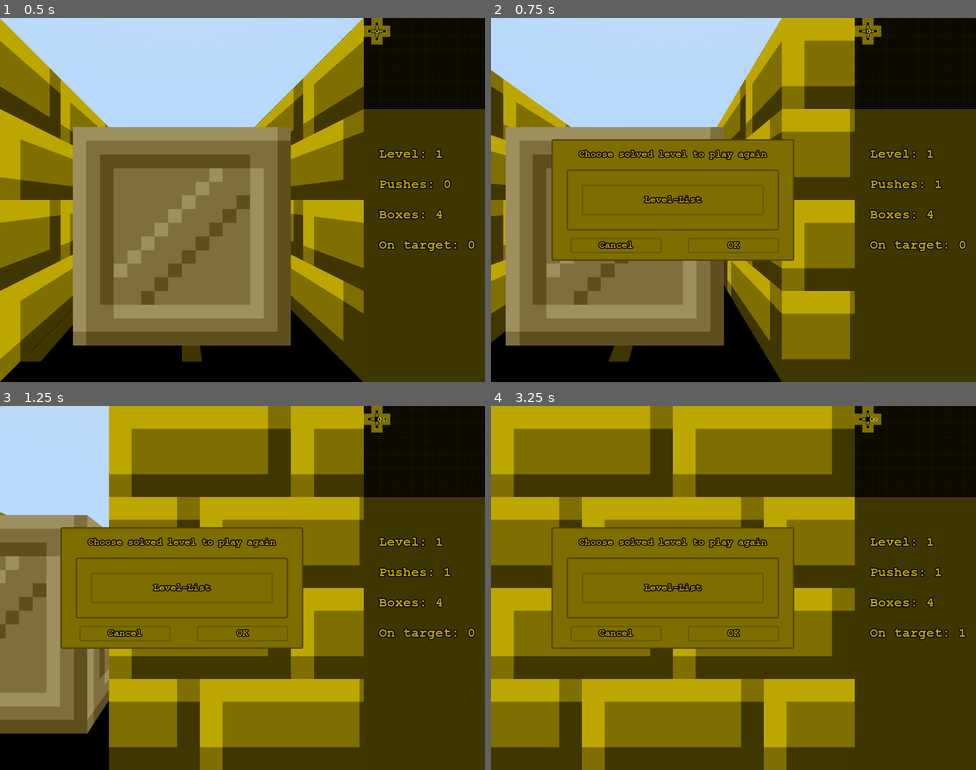
Above: before the commit, frames 1-4 (two rows, left to right).
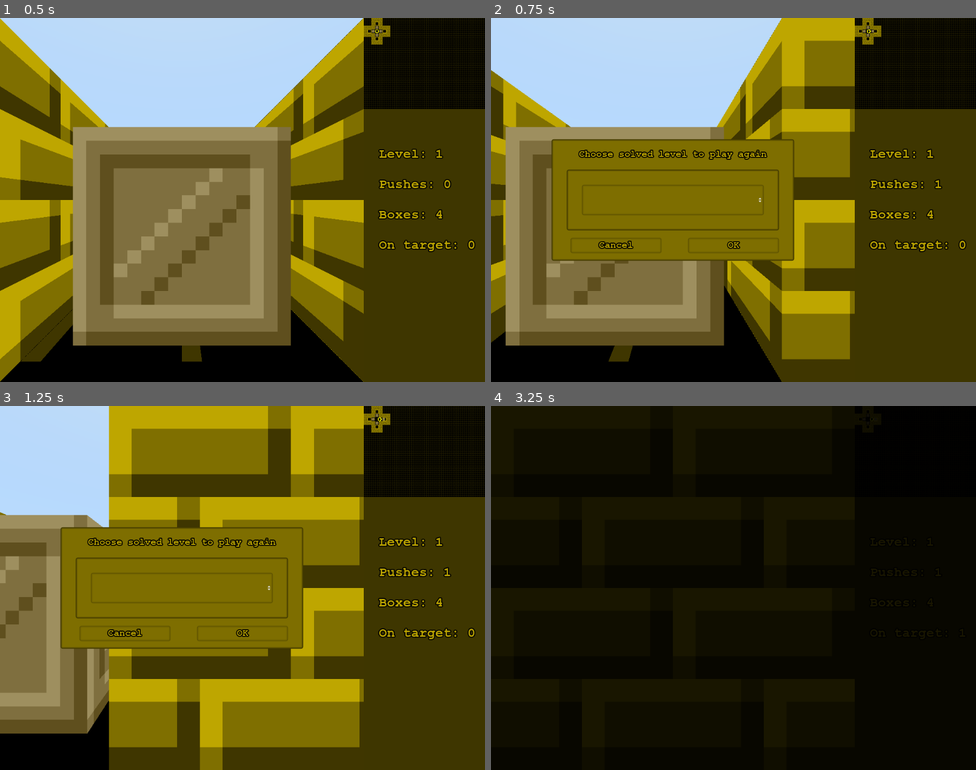
Above: after the commit, the same moments.

Repository: Drachenbauer/3D-Sokoban
Game: Godot game, scene res://scenes/GameWindow.tscn
The game is run twice, just before and just after one commit, with the same random seed, the same clock (stepped at 60 frames per second) and the same inputs.
Inputs (mouse positions are in pixels of both pictures, inside the frame that each line leads up to):
- Up to frame 1 (0.5 s): no input
- Up to frame 2 (0.75 s): hold D from 0.53 s (still down); tap L (level) at 0.6 s
- Up to frame 3 (1.25 s): keep holding D
- Up to frame 4 (3.25 s): release D at 1.25 s; click (675, 588) at 1.25 s, where only the run before the commit has a clickable "Level-List"; click (675, 588) at 2.02 s; click "OK" at 2.75 s

Frame 1 is identical in both runs. In frame 2, 0.2% of the frame differs, in the area x 31-56%, y 48-51%; in frame 3, 0.2%; in frame 4, 94%, in the area x 0-100%, y 0-100%.
Error after the commit: Invalid call to function 'set_item_disabled' in base 'OptionButton'. Expected 2 arguments.

Commit message:
some fiixes

Diff:
--- a/scenes/LevelPanel.tscn
+++ b/scenes/LevelPanel.tscn
@@ -7,23 +7,28 @@
 script/source = "extends Control
 
 # Declare member variables here. Examples:
-onready var level_button = $Panel/Panel2/MenuButton
+onready var level_button = $Panel/Panel2/DropDownButton
 
 var selected_level = G.level
 
 
 # Called when the node enters the scene tree for the first time.
 func _ready():
-	var popup = level_button.get_popup()
+	level_button.add_separator()
 	var j = 0
-	for i in range(G.highest_reached_level):
+
+	for i in range(G.MAPS.size()):
 		j = i + 1
-		popup.add_item(\"Level %s\" % j, i)
-	popup.connect(\"id_pressed\", self, \"_on_item_pressed\")
+		level_button.add_item(\"Level %s\" % j)
+
+		if j > G.highest_reached_level:
+			level_button.set_item_disabled(true)
+
+	level_button.select(G.level)
 
 
-func _on_item_pressed(id):
-	selected_level = id + 1
+func _on_DropDownButton_item_selected(idx):
+	selected_level = idx
 
 
 func _on_ButtonOK_pressed():
@@ -70,16 +75,11 @@
 theme = ExtResource( 2 )
 custom_styles/panel = ExtResource( 1 )
 
-[node name="MenuButton" type="MenuButton" parent="Panel/Panel2"]
+[node name="DropDownButton" type="OptionButton" parent="Panel/Panel2"]
 margin_left = 32.0
 margin_top = 32.0
 margin_right = 416.0
 margin_bottom = 96.0
-rect_pivot_offset = Vector2( 544, -168 )
-mouse_default_cursor_shape = 2
-theme = ExtResource( 2 )
-text = "Level-List"
-flat = false
 
 [node name="ButtonCancel" type="Button" parent="Panel"]
 margin_left = 40.0
@@ -99,5 +99,6 @@
 theme = ExtResource( 2 )
 text = "OK"
 
+[connection signal="item_selected" from="Panel/Panel2/DropDownButton" to="." method="_on_DropDownButton_item_selected"]
 [connection signal="pressed" from="Panel/ButtonCancel" to="." method="_on_ButtonCancel_pressed"]
 [connection signal="pressed" from="Panel/ButtonOK" to="." method="_on_ButtonOK_pressed"]
--- a/scripts/Globals.gd
+++ b/scripts/Globals.gd
@@ -60,6 +60,21 @@
 			[0, 1, 0, 0, 0, 0, 0, 1, 1, 0, 0, 0, 1],
 			[0, 1, 1, 1, 1, 1, 1, 1, 1, 1, 1, 1, 1]
 		]
+	],
+	[
+		[
+			[0, 0, 0, 0, 1, 1, 1, 1, 1],
+			[0, 0, 0, 0, 1, 0, 0, 0, 1],
+			[0, 0, 0, 0, 1, 0, 0, 0, 1],
+			[0, 0, 1, 1, 1, 0, 0, 0, 1, 1],
+			[0, 0, 1, 0, 0, 0, 0, 0, 0, 1],
+			[1, 1, 1, 0, 1, 0, 1, 1, 0, 1, 0, 0, 0 ,1, 1, 1, 1, 1, 1],
+			[1, 0, 0, 0, 1, 0, 1, 1, 0, 1, 1, 1, 1, 1, 0, 0, 2, 2, 1],
+			[1, 0, 0, 0, 0, 0, 0, 0, 0, 0, 0, 0, 0, 0, 0, 0, 2, 2, 1],
+			[1, 1, 1, 1, 1, 0, 1, 1, 1, 0, 1, 0, 1, 0, 0, 0, 2, 2, 1],
+			[0, 0, 0, 0, 1, 0, 0, 8, 8, 0, 1, 1, 1, 1, 1, 1, 1, 1, 1],
+			[0, 0, 0, 0, 1, 1, 1, 1, 1, 1, 1]
+		]
 	]
 ]
 const BOX_POSITIONS = [
@@ -94,9 +109,18 @@
 		Vector3(6, 0, 4),
 		Vector3(6, 0, 6)
 	],
+	[
+		Vector3(2, 0, 7),
+		Vector3(5, 0, 2),
+		Vector3(5, 0, 4),
+		Vector3(5, 0, 7),
+		Vector3(7, 0, 3),
+		Vector3(7, 0, 4)
+	]
 ]
 const PLAYER_POSITIONS = [
 	Vector3(3, 0, 3),
 	Vector3(7, 0, 7),
-	Vector3(10, 0, 8)
+	Vector3(10, 0, 8),
+	Vector3(11, 0, 8)
 ]
